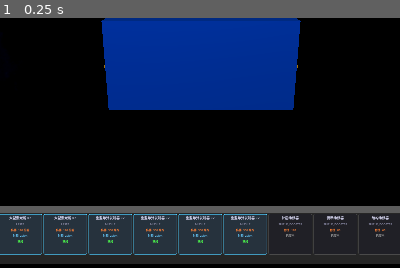
Above: before the commit, frame 1.
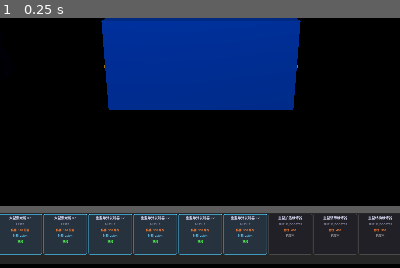
Above: after the commit, the same moment.

Repository: ZhanXuzhao/space-war
Game: Godot game, scene res://scenes/main.tscn
Two runs of this game, one before a commit and one after it. Both use one fixed random seed, a clock stepped at 60 frames per second and the inputs below. The engine's default icon, where the game draws it, is replaced by a stand-in: a white triangle on a blue panel in a dark square.
Inputs:
- Up to frame 1 (0.25 s): no input
The pictures show only the part of the screen within x 25-75%, y 50-100%; the shares and areas given below are measured in that part.

The runs differ from the first frame. In frame 1, 0.2% of the frame differs, in the area x 69-98%, y 79-86%.

Commit message:
准备也分的大中小型号

Diff:
--- a/resources/weapon_data/WeaponData.gd
+++ b/resources/weapon_data/WeaponData.gd
@@ -19,4 +19,5 @@
 @export var powergrid_usage: float = 10.0
 @export var cpu_usage: float = 10.0
 @export var projectile_scene: PackedScene  # 弹体场景
+@export var projectile_scale: float = 1.0  # 弹体缩放系数
 @export var base_price: int = 10000
--- a/scripts/combat/Projectile.gd
+++ b/scripts/combat/Projectile.gd
@@ -11,10 +11,13 @@
 var damage: float
 var damage_type: String
 var owner_ship: Ship
+var scale_size: float = 1.0  # 弹体缩放（由发射时传入）
 var lifetime: float = 0.0
 var has_hit: bool = false
 
 func _ready() -> void:
+	# 应用缩放
+	scale = Vector3.ONE * scale_size
 	# 面向目标
 	if target:
 		look_at(target.global_position, Vector3.UP)
--- a/scripts/combat/Weapon.gd
+++ b/scripts/combat/Weapon.gd
@@ -359,6 +359,7 @@
 		projectile.damage = weapon_data.damage
 		projectile.damage_type = weapon_data.damage_type
 		projectile.owner_ship = owner_ship
+		projectile.scale_size = weapon_data.projectile_scale
 
 ## 直接造成伤害（无弹体时）
 func _direct_damage(target: Ship) -> void:
--- a/scripts/ships/PlayerShip.gd
+++ b/scripts/ships/PlayerShip.gd
@@ -342,11 +342,11 @@
 	var cls = ship_data.ship_class if ship_data else ShipData.ShipClass.FRIGATE
 	match cls:
 		ShipData.ShipClass.FRIGATE:
-			return { "name": "轻型导弹发射器", "damage": 60.0, "rof": 6.0, "optimal": 5000.0, "falloff": 8000.0, "tracking": 0.5, "sig": 40.0, "cap": 15.0 }
+			return { "name": "轻型导弹发射器", "damage": 60.0, "rof": 6.0, "optimal": 5000.0, "falloff": 8000.0, "tracking": 0.5, "sig": 40.0, "cap": 15.0, "proj_scale": 0.6 }
 		ShipData.ShipClass.CRUISER:
-			return { "name": "中型导弹发射器", "damage": 140.0, "rof": 8.0, "optimal": 10000.0, "falloff": 15000.0, "tracking": 0.4, "sig": 80.0, "cap": 30.0 }
+			return { "name": "中型导弹发射器", "damage": 140.0, "rof": 8.0, "optimal": 10000.0, "falloff": 15000.0, "tracking": 0.4, "sig": 80.0, "cap": 30.0, "proj_scale": 1.0 }
 		ShipData.ShipClass.BATTLESHIP:
-			return { "name": "重型导弹发射器", "damage": 300.0, "rof": 10.0, "optimal": 20000.0, "falloff": 30000.0, "tracking": 0.3, "sig": 150.0, "cap": 50.0 }
+			return { "name": "重型导弹发射器", "damage": 300.0, "rof": 10.0, "optimal": 20000.0, "falloff": 30000.0, "tracking": 0.3, "sig": 150.0, "cap": 50.0, "proj_scale": 1.8 }
 	return {}
 
 ## 创建激光武器，沿飞船左右对称分布
@@ -403,6 +403,7 @@
 		wdata.signature_resolution = stats["sig"]
 		wdata.capacitor_usage = stats["cap"]
 		wdata.projectile_scene = projectile_scene
+		wdata.projectile_scale = stats["proj_scale"]
 		weapon.weapon_data = wdata
 		# 左右交替布置
 		var side = 1 if i % 2 == 0 else -1
@@ -417,20 +418,50 @@
 		weapon_nodes.append(weapon)
 		weapon.activate()
 
-## 创建3个维修装备：护盾维修、装甲维修、结构维修
+## 根据船型获取维修装备参数
+func _get_repair_module_stats() -> Dictionary:
+	var cls = ship_data.ship_class if ship_data else ShipData.ShipClass.FRIGATE
+	match cls:
+		ShipData.ShipClass.FRIGATE:
+			return {
+				"prefix": "轻型",
+				"shield": { "amount": 120.0, "cap": 30.0, "time": 3.0 },
+				"armor":  { "amount": 80.0,  "cap": 35.0, "time": 4.0 },
+				"structure": { "amount": 60.0, "cap": 40.0, "time": 5.0 },
+			}
+		ShipData.ShipClass.CRUISER:
+			return {
+				"prefix": "中型",
+				"shield": { "amount": 300.0, "cap": 60.0, "time": 3.5 },
+				"armor":  { "amount": 200.0, "cap": 70.0, "time": 4.5 },
+				"structure": { "amount": 150.0, "cap": 80.0, "time": 5.5 },
+			}
+		ShipData.ShipClass.BATTLESHIP:
+			return {
+				"prefix": "重型",
+				"shield": { "amount": 600.0, "cap": 120.0, "time": 4.0 },
+				"armor":  { "amount": 400.0, "cap": 140.0, "time": 5.0 },
+				"structure": { "amount": 300.0, "cap": 160.0, "time": 6.0 },
+			}
+	return {}
+
+## 创建3个维修装备：护盾维修、装甲维修、结构维修（按船型分大中小）
 func _create_repair_modules() -> void:
+	var stats = _get_repair_module_stats()
+	var prefix = stats.get("prefix", "轻型")
 	var modules_info = [
-		{ "cls": ShieldBooster, "name": "护盾维修器", "amount": 120.0, "cap": 30.0, "time": 3.0 },
-		{ "cls": ArmorRepairer, "name": "装甲维修器", "amount": 80.0, "cap": 35.0, "time": 4.0 },
-		{ "cls": StructureRepairer, "name": "结构维修器", "amount": 60.0, "cap": 40.0, "time": 5.0 },
+		{ "cls": ShieldBooster,    "key": "shield",    "name": prefix + "护盾维修器" },
+		{ "cls": ArmorRepairer,    "key": "armor",     "name": prefix + "装甲维修器" },
+		{ "cls": StructureRepairer, "key": "structure", "name": prefix + "结构维修器" },
 	]
 	for info in modules_info:
+		var s = stats[info["key"]]
 		var mod: ShipModule = info["cls"].new()
 		var mdata = ModuleData.new()
 		mdata.module_name = info["name"]
-		mdata.effect_amount = info["amount"]
-		mdata.capacitor_usage = info["cap"]
-		mdata.activation_time = info["time"]
+		mdata.effect_amount = s["amount"]
+		mdata.capacitor_usage = s["cap"]
+		mdata.activation_time = s["time"]
 		mdata.slot_type = ModuleData.ModuleSlot.LOW
 		mod.module_data = mdata
 		mod.name = info["name"]
